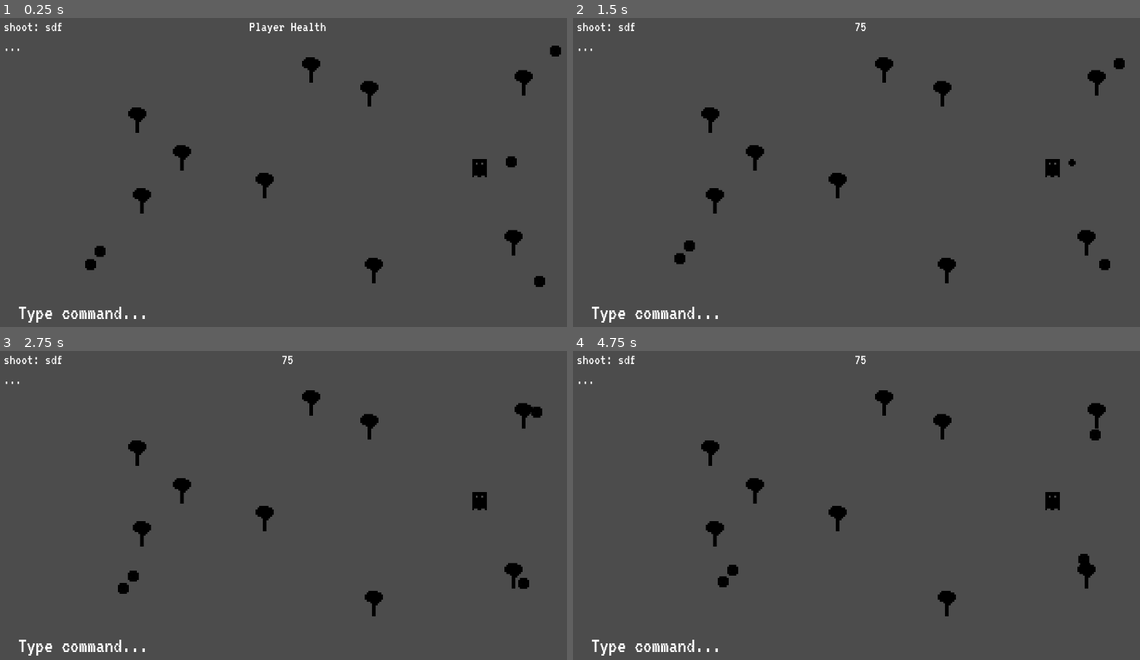
Above: before the commit, frames 1-4 (two rows, left to right).
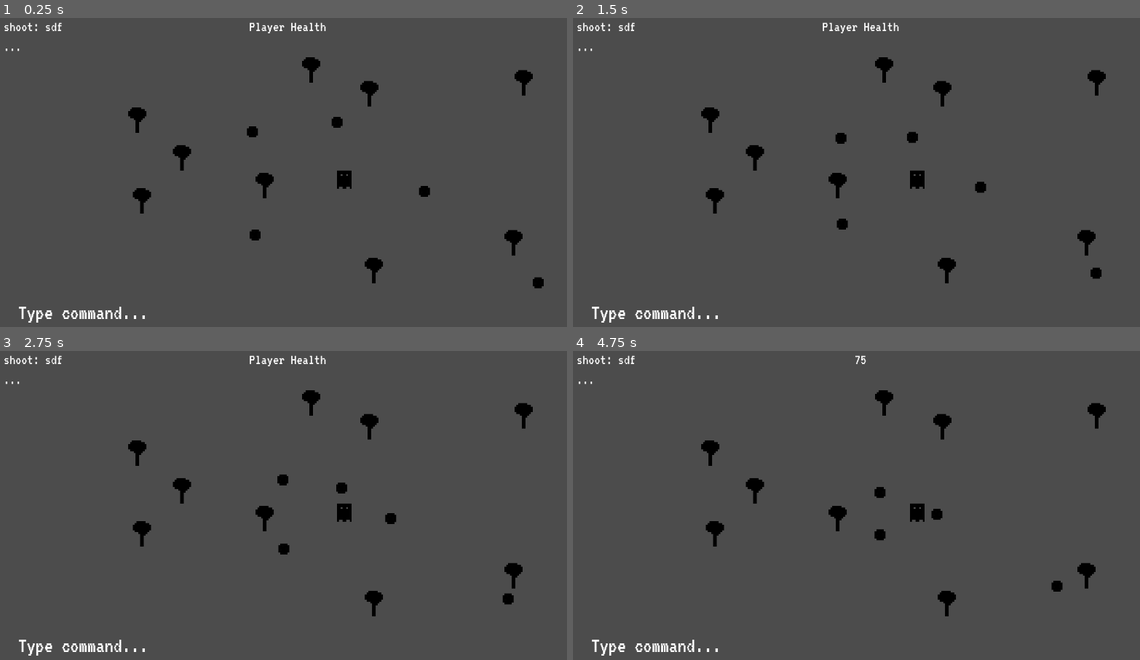
Above: after the commit, the same moments.

Repository: Anudin/LD41
Game: Godot game, scene res://Main.tscn
Same seed, same stepped clock (60 frames per second), same inputs: the game is played once before the commit and once after it.
Inputs:
- Up to frame 1 (0.25 s): no input
- Up to frame 2 (1.5 s): tap Enter at 0.5, 0.6 s; tap Space at 0.77 s; tap Backspace at 1.35 s
- Up to frame 3 (2.75 s): tap Space at 1.52 s; tap Delete at 2.1 s
- Up to frame 4 (4.75 s): tap Enter at 2.85 s; tap Space at 3.02, 3.77, 4.52 s; tap Backspace at 3.6 s; tap Delete at 4.35 s

The runs differ from the first frame. In frame 1, 0.8% of the frame differs, in the area x 15-99%, y 8-88%; in frame 2, 1.0%, in the area x 17-98%, y 1-85%; in frame 3, 1.0%; in frame 4, 0.8%.

Commit message:
Add prototype restart

Diff:
--- a/AI/AI.tscn
+++ b/AI/AI.tscn
@@ -48,7 +48,7 @@
 "values": [ Vector2( 0, 0 ), Vector2( 0, -1 ), Vector2( 0, 0 ) ]
 }
 
-[node name="AI" type="AnimatedSprite" index="0"]
+[node name="AI" type="AnimatedSprite"]
 
 scale = Vector2( 4, 4 )
 frames = SubResource( 3 )
--- a/Main.gd
+++ b/Main.gd
@@ -1,10 +1,8 @@
 extends Node2D
 
+# TODO: Fill queue from start / finish / clear it
 # TODO: shooting text gets longer with time / level / difficulty settings
-# TODO: queue up to 3 actions?
 # TODO: REALLY satisfying shooting mechanic.
-
-# TODO: Fill queue from start / finish / clear it
 
 const COMMANDS = ["up", "down", "left", "right", "stop"]
 const TEMP_COMMANDS = {"sdf": "shoot"}
@@ -61,4 +59,13 @@
 	$UI/CommandMapping.text = command_display
 
 func _on_health_changed(health):
-	$UI/PlayerHealth.text = str(health)
+	if health > 0:
+		$UI/PlayerHealth.text = str(health)
+	else:
+		call_deferred("restart_game")
+
+func restart_game():
+	var root = $"/root"
+	root.remove_child($"/root/Main")
+	root.add_child(load("res://Main.tscn").instance())
+	queue_free()
--- a/Main.tscn
+++ b/Main.tscn
@@ -15,7 +15,7 @@
 font_data = ExtResource( 2 )
 _sections_unfolded = [ "Font", "Settings" ]
 
-[node name="Main" type="Node2D"]
+[node name="Main" type="Node2D" index="0"]
 
 script = ExtResource( 1 )
 __meta__ = {
@@ -159,7 +159,7 @@
 
 [node name="AI" parent="AI" index="0" instance=ExtResource( 5 )]
 
-position = Vector2( 1139.51, 321.731 )
+position = Vector2( 948.856, 389.658 )
 
 [node name="AI2" parent="AI" index="1" instance=ExtResource( 5 )]
 
@@ -167,19 +167,19 @@
 
 [node name="AI3" parent="AI" index="2" instance=ExtResource( 5 )]
 
-position = Vector2( 1232.99, 73.336 )
+position = Vector2( 748.575, 228.35 )
 
 [node name="AI4" parent="AI" index="3" instance=ExtResource( 5 )]
 
-position = Vector2( 199.267, 550.63 )
+position = Vector2( 556.534, 254.293 )
 
 [node name="AI5" parent="AI" index="4" instance=ExtResource( 5 )]
 
-position = Vector2( 220.231, 521.64 )
+position = Vector2( 562.242, 487.93 )
 
 [node name="Player" parent="." index="3" instance=ExtResource( 6 )]
 
-position = Vector2( 1061.92, 337.494 )
+position = Vector2( 764.978, 361.611 )
 
 [connection signal="queue_updated" from="UI/TextInput" to="." method="_on_queue_updated"]
 
